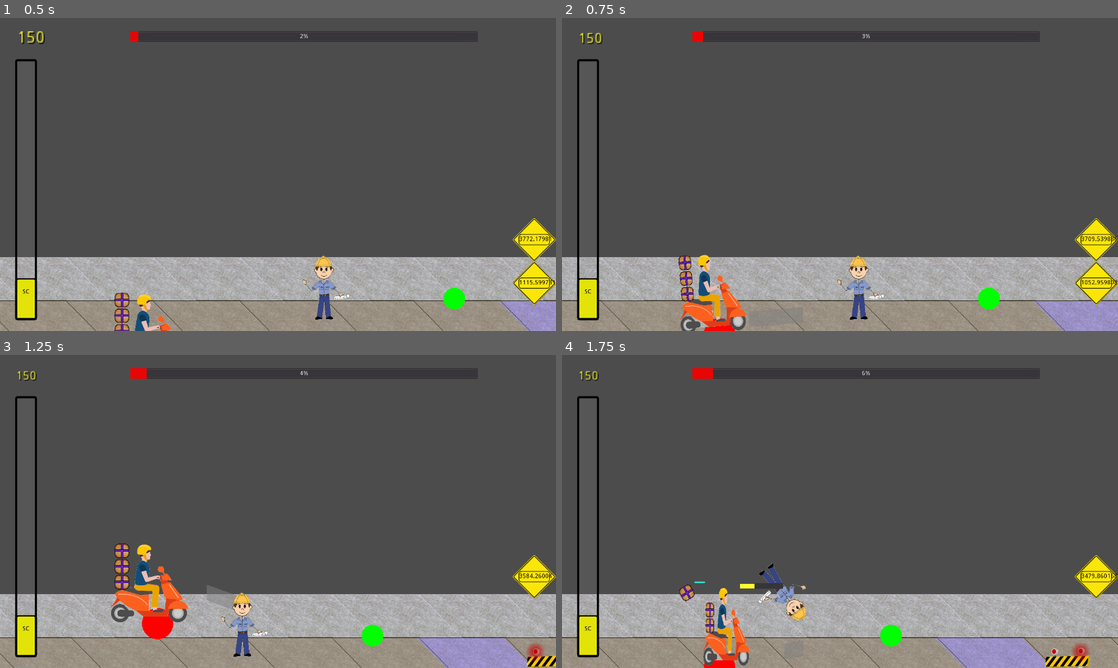
Above: before the commit, frames 1-4 (two rows, left to right).
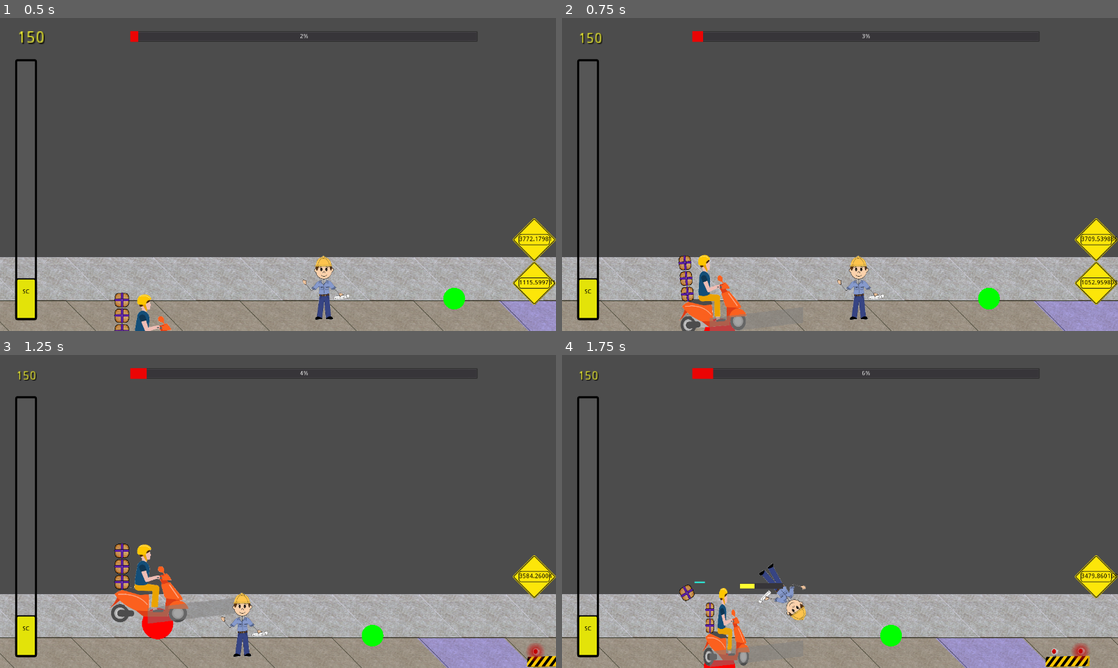
Above: after the commit, the same moments.

Repository: Anatolij-Grigorjev/MopedRebelGO
Game: Godot game, scene res://stages/test/test_stage.tscn
Same seed, same stepped clock (60 frames per second), same inputs: the game is played once before the commit and once after it.
Inputs:
- Up to frame 1 (0.5 s): no input
- Up to frame 2 (0.75 s): hold W (swerve_up) from 0.53 s (still down); tap P (say_diss) at 0.6 s
- Up to frame 3 (1.25 s): keep holding W (swerve_up)
- Up to frame 4 (1.75 s): release W (swerve_up) at 1.28 s; hold S (swerve_down) from 1.28 s (still down); tap O (diss_target_above) at 1.35 s; tap P (say_diss) at 1.55 s

Frame 1 is identical in both runs. In frame 2, 0.3% of the frame differs, in the area x 26-40%, y 92-100%; in frame 3, 0.6%, in the area x 26-43%, y 73-86%; in frame 4, 0.3%.
Error in both runs: Invalid get index '-1' (on base: 'Array'). (res://utils/logger.gd:103)

Commit message:
[WIP] fix diss channel origin issue

Diff:
--- a/game/rebel/diss_aim.gd
+++ b/game/rebel/diss_aim.gd
@@ -10,7 +10,7 @@
 
 
 var _channel_body: Texture = preload("res://stages/tile_light_texture.png")
-var _channel_start_node: Node2D
+var _channel_start_offset: Vector2 = Vector2.ZERO
 var _channel_end_node: Node2D
 var _channel_present: bool = false
 
@@ -29,13 +29,10 @@
 	if (not _channel_present):
 		return
 	#guard agains freed instances
-	if (not (
-		is_instance_valid(_channel_start_node)
-		and is_instance_valid(_channel_end_node)
-	)):
+	if (not (is_instance_valid(_channel_end_node))):
 		return
 
-	var start := _channel_start_node.global_position
+	var start := _channel_start_offset
 	var end := _channel_end_node.global_position
 
 	var end_distance: float = end.x - start.x
@@ -61,7 +58,7 @@
 
 func stop_channel() -> void:
 	_channel_present = false
-	_channel_start_node = null
+	_channel_start_offset = Vector2.ZERO
 	_channel_end_node = null
 	#perform last redraw to clear screen
 	update()
@@ -73,8 +70,8 @@
 to draw itself. Once the positions converge and the channel can no longer be drawn
 it will disable itself
 """
-func start_channel_between(start: Node2D, end: Node2D) -> void:
-	_channel_start_node = start
+func start_channel_to(end: Node2D, offset: Vector2 = Vector2.ZERO) -> void:
+	_channel_start_offset = offset
 	_channel_end_node = end
 	_channel_present = true
 
@@ -83,8 +80,8 @@
 	return _channel_present
 
 
-func channel_origin() -> Node2D:
-	return _channel_start_node
+func channel_origin() -> Vector2:
+	return _channel_start_offset
 
 
 func channel_target() -> Node2D:
--- a/game/rebel/moped_rebel.gd
+++ b/game/rebel/moped_rebel.gd
@@ -63,7 +63,7 @@
 			#if no receiver present just curse at self
 			var diss_receiver := (
 				diss_channel.channel_target() if diss_channel.is_channel_active()
-				else diss_channel.channel_origin()
+				else self
 			)
 			emit_signal("diss_said", new_diss, diss_receiver)
 	move_and_slide(velocity)
@@ -75,7 +75,7 @@
 	if (not diss_channel.is_channel_active()):
 		visible_dissable_citizens = _get_onscreen_dissable_citizens()
 		if (visible_dissable_citizens):
-			diss_channel.start_channel_between(self, visible_dissable_citizens[0])
+			diss_channel.start_channel_to(visible_dissable_citizens[0])
 	#at this point channel is active if there were citizens
 	if (diss_channel.is_channel_active()):
 		var change_target := input.process_change_diss_target()
@@ -92,7 +92,7 @@
 	visible_dissable_citizens.sort_custom(Helpers, "sort_nodes_global_y")
 	var current_idx := visible_dissable_citizens.find(diss_channel.channel_target())
 	var changed_idx := wrapi(current_idx + change, 0, visible_dissable_citizens.size())
-	diss_channel.start_channel_between(self, visible_dissable_citizens[changed_idx])
+	diss_channel.start_channel_to(visible_dissable_citizens[changed_idx])
 
 
 func _get_onscreen_dissable_citizens() -> Array:
